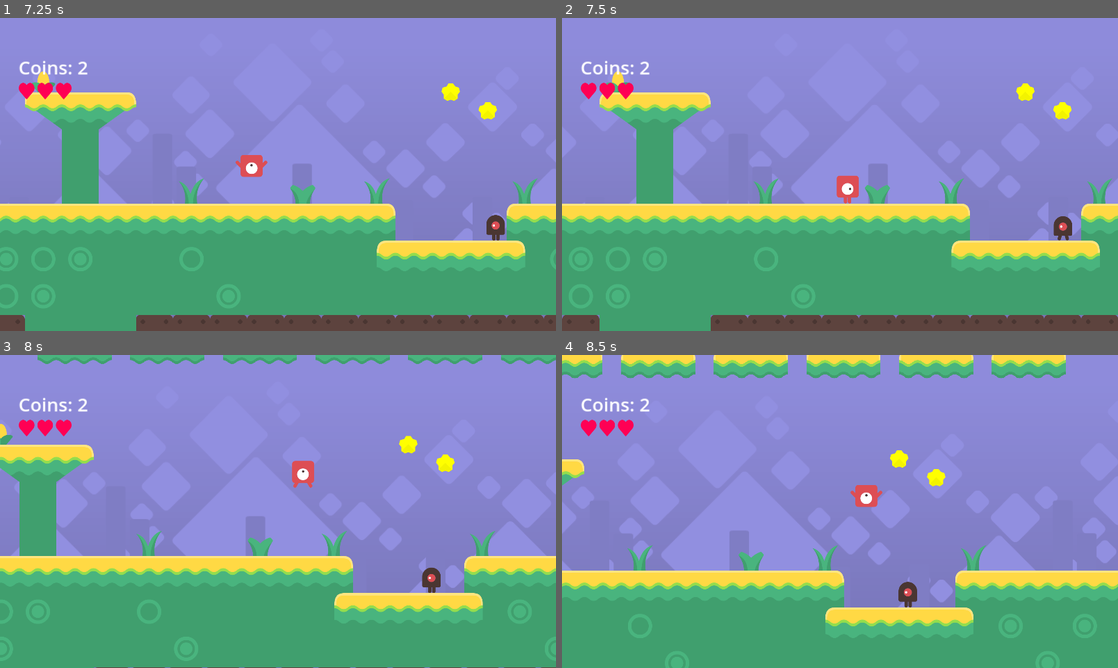
Above: before the commit, frames 1-4 (two rows, left to right).
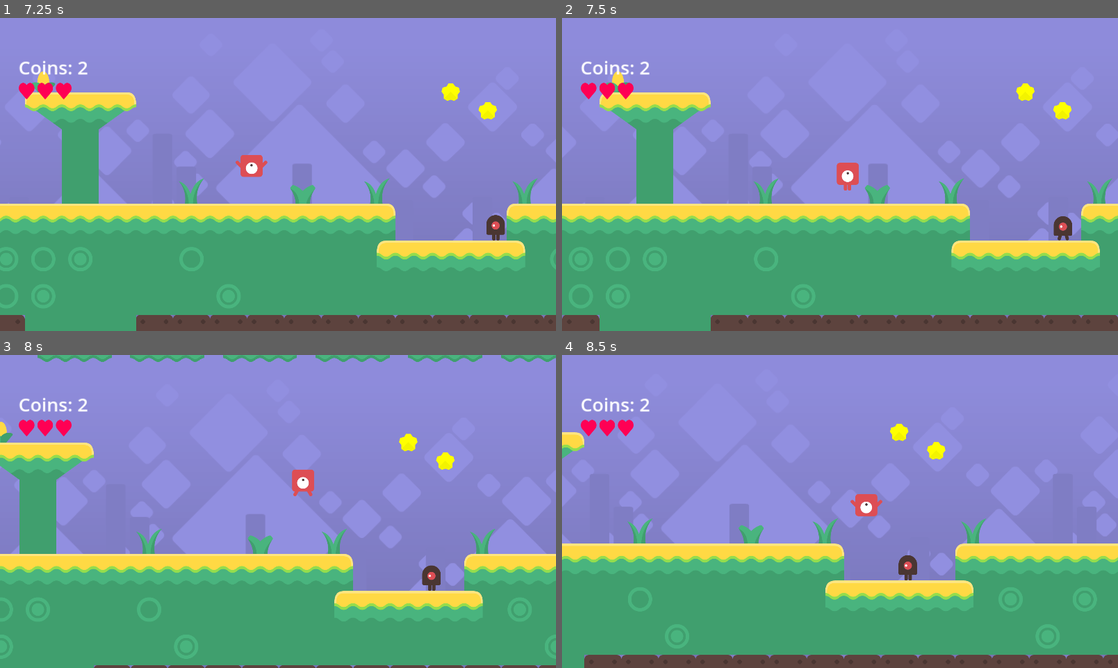
Above: after the commit, the same moments.

Repository: endlessm/moddable-platformer
Game: Godot game, scene res://main.tscn
Two runs of this game, one before a commit and one after it. Both use one fixed random seed, a clock stepped at 60 frames per second and the inputs below.
Inputs:
- Up to frame 1 (7.25 s): tap Enter (ui_accept) at 0.5, 0.6, 0.77, 1.07, 1.35, 1.52, 1.82, 2.1, 2.85, 3.02, 3.32, 3.6, 3.77, 4.07, 4.35, 4.52, 4.82, 5.1, 5.85, 6.02, 6.32, 6.6, 6.77, 7.07 s; hold Right (ui_right) 0.53-2.03 s; hold Left (ui_left) 2.03-2.78 s; hold Right (ui_right) 2.78-4.28 s; hold Left (ui_left) 4.28-5.03 s; hold Right (ui_right) 5.03-5.78 s; hold Left (ui_left) from 5.78 s (still down)
- Up to frame 2 (7.5 s): release Left (ui_left) at 7.28 s; hold Right (ui_right) from 7.28 s (still down); tap Enter (ui_accept) at 7.35 s
- Up to frame 3 (8 s): keep holding Right (ui_right); tap Enter (ui_accept) at 7.52, 7.82 s
- Up to frame 4 (8.5 s): keep holding Right (ui_right); tap Enter (ui_accept) at 8.1 s

Frame 1 is identical in both runs. In frame 2, 0.4% of the frame differs, in the area x 49-54%, y 46-60%; in frame 3, 5.5%; in frame 4, 28%, in the area x 0-100%, y 0-100%.

Commit message:
Player: Implement jump buffering
Previously, you could only jump if you were already on the ground when you
press the jump button. This seems logical but is actually very annoying: if you
press jump 1 frame too early, then you miss.

It is common in platformers to allow a few frames' grace, so that you can press
the jump key a few frames early and still start a jump when the player touches
the ground. To implement this, count down from 0.1s (6 ticks at the default 60
ticks per second) when the jump action is just pressed.

This technique is borrowed from MOVEMENT 2.

Diff:
--- a/scripts/player.gd
+++ b/scripts/player.gd
@@ -23,8 +23,16 @@
 ## margin for error before they start falling.
 @export_range(0, 0.5, 1 / 60.0, "suffix:s") var coyote_time: float = 5.0 / 60.0
 
+## If the character is about to land on the floor, how early can the player
+## the jump key to jump as soon as the character lands? This is often set to
+## a small positive number to allow the player a little margin for error.
+@export_range(0, 0.5, 1 / 60.0, "suffix:s") var jump_buffer: float = 5.0 / 60.0
+
 # If positive, the player is either on the ground, or left the ground less than this long ago
 var coyote_timer: float = 0
+
+# If positive, the player pressed jump this long ago
+var jump_buffer_timer: float = 0
 
 # Get the gravity from the project settings to be synced with RigidBody nodes.
 var gravity = ProjectSettings.get_setting("physics/2d/default_gravity")
@@ -77,9 +85,13 @@
 	if is_on_floor():
 		coyote_timer = (coyote_time + delta)
 
-	if Input.is_action_just_pressed("ui_accept") and coyote_timer > 0:
+	if Input.is_action_just_pressed("ui_accept"):
+		jump_buffer_timer = (jump_buffer + delta)
+
+	if jump_buffer_timer > 0 and coyote_timer > 0:
 		velocity.y = jump_velocity
 		coyote_timer = 0
+		jump_buffer_timer = 0
 
 	# Reduce velocity if the player lets go of the jump key before the apex.
 	# This allows controlling the height of the jump.
@@ -113,12 +125,14 @@
 	move_and_slide()
 
 	coyote_timer -= delta
+	jump_buffer_timer -= delta
 
 
 func reset():
 	position = original_position
 	velocity = Vector2.ZERO
 	coyote_timer = 0
+	jump_buffer_timer = 0
 
 
 func _on_lives_changed():
